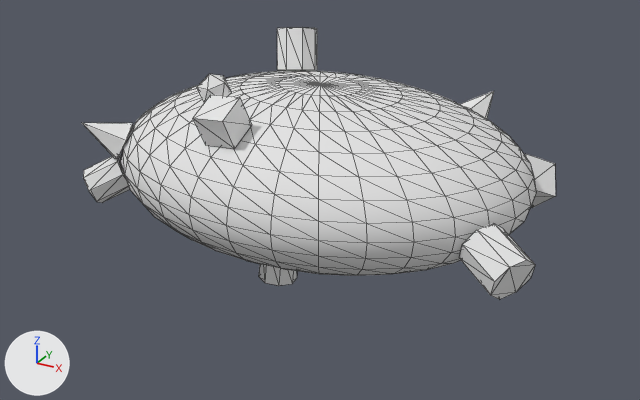
A saved change to the glTF model public/Objects/object07_low.glb.
Before and after are seen from a camera (50 mm lens) standing at (2.42, -4.4, 1.96) and looking at (0.0, -0.01, -0.24). The lights are fixed; the arrows at lower left show +X, +Y and +Z. The first picture is the older version. Mesh edges are drawn as thin lines. Vertices at exactly the same position are counted once.

In view in the first picture: 'object07_low'.
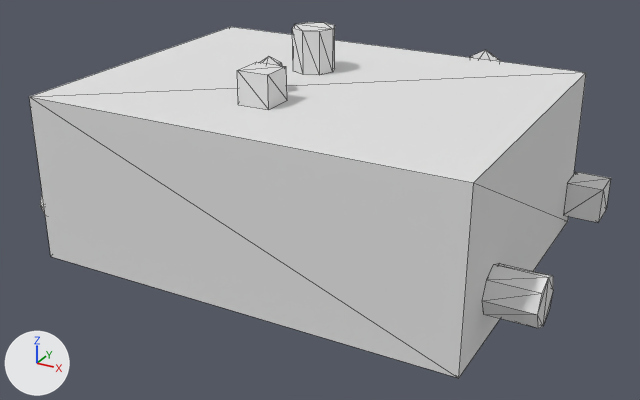
What differs and where, as boxes [x1, y1, x2, y2] in the pictures (640 x 400 px):
'object07_low', reshaped (23% wider, 31% taller)
    before: [82, 27, 556, 299]
    after: [29, 22, 611, 378]
part 1 of me_sphere_018, added
    after: [29, 27, 586, 378]
part 2 of me_sphere_018, added (mostly hidden)
    after: [40, 194, 45, 214]
part 3 of me_sphere_018, added
    after: [237, 62, 287, 110]
part 4 of me_sphere_018, added (mostly hidden)
    after: [260, 56, 282, 66]
part 5 of me_sphere_018, added
    after: [563, 172, 611, 223]
part 6 of me_sphere_018, added
    after: [292, 22, 335, 75]
part 7 of me_sphere_018, added
    after: [470, 50, 500, 61]
part 8 of me_sphere_018, added
    after: [482, 263, 553, 328]
part 9 of me_sphere_018, deleted
    before: [121, 71, 536, 276]
part 10 of me_sphere_018, deleted
    before: [83, 155, 130, 203]
part 11 of me_sphere_018, deleted
    before: [277, 27, 317, 71]
part 12 of me_sphere_018, deleted
    before: [459, 223, 535, 299]
part 13 of me_sphere_018, deleted
    before: [259, 264, 297, 286]
part 14 of me_sphere_018, deleted
    before: [197, 74, 232, 103]
part 15 of me_sphere_018, deleted
    before: [525, 154, 556, 208]
part 16 of me_sphere_018, deleted
    before: [193, 95, 252, 149]
part 17 of me_sphere_018, deleted
    before: [460, 91, 494, 119]
part 18 of me_sphere_018, deleted
    before: [82, 123, 133, 159]

The change, as a diff of the scene's bpy script:
```diff
--- a/public/Objects/object07_low.glb.py
+++ b/public/Objects/object07_low.glb.py
@@ me_sphere_018 @@
 # used by ob_object07_low; location = (0.0, 0.0, 0.0)
-me_sphere_018.from_pydata(...)  # 600 vertices, 1156 faces; spans x -1.37..1.47, y -1.0..1.0, z -0.74..0.71
+me_sphere_018.from_pydata(...)  # 126 vertices, 208 faces; spans x -1.57..1.57, y -1.0..1.23, z -0.74..0.77
+# me_sphere_018 part 1: a new loose piece, a box spanning x -1.3..1.3, y -1.0..1.0, z -0.5..0.5, in mat_mat_object07_low (white #e5e5e5)
+# me_sphere_018 part 2: a new loose piece, an 8-sided cylinder along x spanning x -1.53..-1.3, y -0.82..-0.59, z -0.4..-0.17, in mat_mat_object07_low (white #e5e5e5)
+# me_sphere_018 part 3: a new loose piece, a box spanning x -0.2..0.0, y -0.56..-0.37, z 0.5..0.69, in mat_mat_object07_low (white #e5e5e5)
+# me_sphere_018 part 4: a new loose piece, an icosphere of 20 faces spanning x -0.28..-0.1, y -0.33..-0.16, z 0.5..0.7, in mat_mat_object07_low (white #e5e5e5)
+# me_sphere_018 part 5: a new loose piece, a box spanning x 1.3..1.52, y 0.83..1.05, z -0.39..-0.17, in mat_mat_object07_low (white #e5e5e5)
+# me_sphere_018 part 6: a new loose piece, an 8-sided cylinder along z spanning x -0.32..-0.05, y 0.12..0.39, z 0.5..0.77, in mat_mat_object07_low (white #e5e5e5)
+# me_sphere_018 part 7: a new loose piece, a 6-sided cone pointing to +y spanning x 0.55..0.76, y 1.0..1.23, z 0.33..0.56, in mat_mat_object07_low (white #e5e5e5)
+# me_sphere_018 part 8: a new loose piece, an 8-sided cylinder along x spanning x 1.3..1.57, y -0.73..-0.46, z -0.35..-0.08, in mat_mat_object07_low (white #e5e5e5)
+# me_sphere_018 part 9: the loose piece of 482 vertices spanning x -1.3..1.3, y -1.0..1.0, z -0.5..0.5 is deleted
+# me_sphere_018 part 10: the loose piece of 16 vertices spanning x -1.37..-1.04, y -0.69..-0.37, z -0.3..0.01 is deleted
+# me_sphere_018 part 11: the loose piece of 16 vertices spanning x -0.57..-0.27, y 0.31..0.63, z 0.39..0.71 is deleted
+# me_sphere_018 part 12: the loose piece of 16 vertices spanning x 1.09..1.47, y -0.66..-0.29, z -0.29..0.05 is deleted
+# me_sphere_018 part 13: the loose piece of 16 vertices spanning x -0.3..-0.05, y -0.33..-0.07, z -0.74..-0.47 is deleted
+# me_sphere_018 part 14: the loose piece of 12 vertices spanning x -0.52..-0.35, y -0.54..-0.35, z 0.42..0.61 is deleted
+# me_sphere_018 part 15: the loose piece of 8 vertices spanning x 0.93..1.29, y 0.46..0.83, z -0.31..0.06 is deleted
+# me_sphere_018 part 16: the loose piece of 8 vertices spanning x -0.3..-0.09, y -0.84..-0.58, z 0.32..0.58 is deleted
+# me_sphere_018 part 17: the loose piece of 7 vertices spanning x 0.56..0.77, y 0.7..0.95, z 0.09..0.32 is deleted
+# me_sphere_018 part 18: the loose piece of 7 vertices spanning x -1.29..-1.0, y -0.63..-0.38, z -0.01..0.24 is deleted
+# other edits to the shape of me_sphere_018 do not show in these pictures
 me_sphere_018.materials.append(mat_mat_object07_low)
```
